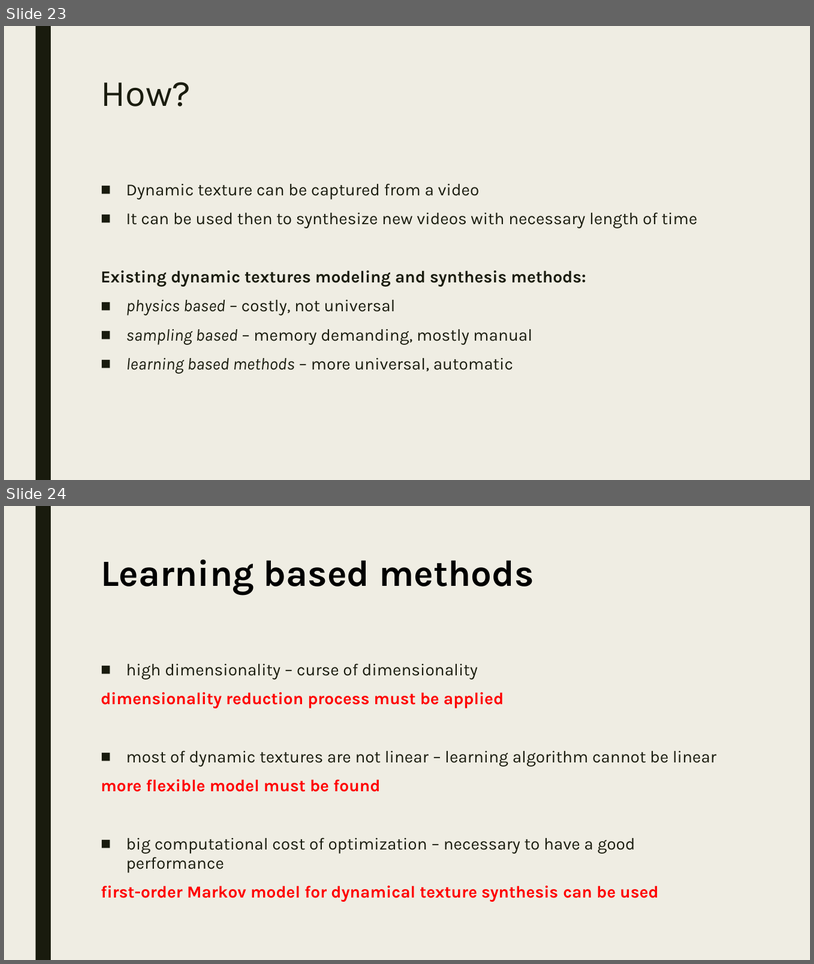
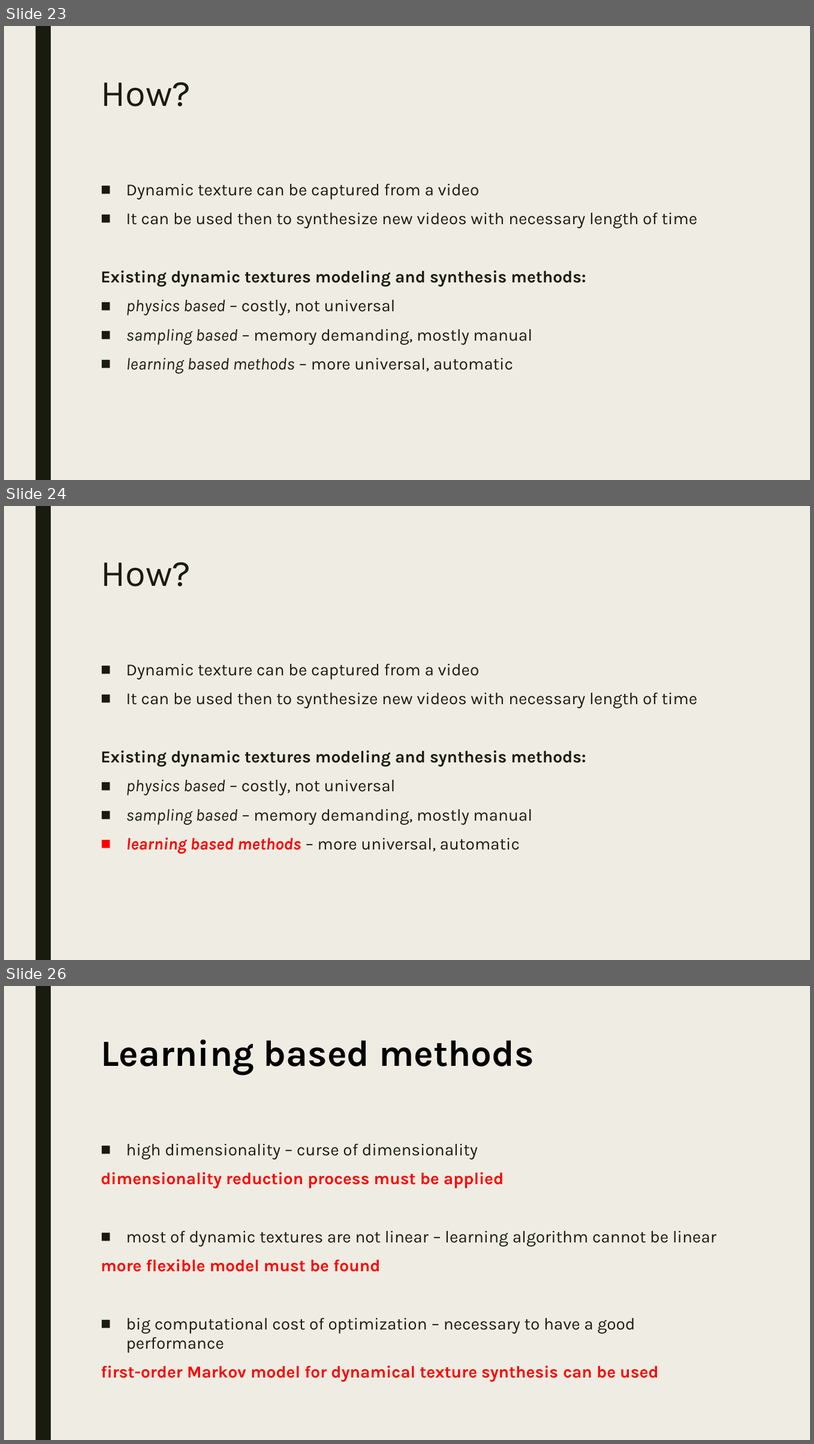
Before and after one commit to koptelovmax/gaussianprocess, a slide deck: presentation.pptx. Shown one above the other, each under a label of ours: slides 23 and 24 before the commit, slides 23, 24 and 26 after it; the slides between them are not shown. The pictures are 814x964 and 814x1444 pixels, drawn with LibreOffice and Linux fonts; fonts in the diff are those of the drawing. Boxes give left, top, right and bottom in pixels: in the first picture for what was removed or moved away, otherwise in the second. Text is boxed around its words. In the diff, an @@ line names an element or a change of style, - is before the commit and + after.

```diff
--- a/presentation.pptx
+++ b/presentation.pptx
@@ slide 24 added at [4, 506, 810, 960], background #EFEDE3; not listed: 1 template element that a slide beside it also shows @@
@@ title added at [101, 562, 191, 586], 44 pt, text #191B0E @@
+How?
@@ text added at [101, 663, 698, 853], 20 pt, text #191B0E @@
+■ Dynamic texture can be captured from a video
+■ It can be used then to synthesize new videos with necessary length of time
+Existing dynamic textures modeling and synthesis methods:
+■ physics based – costly, not universal
+■ sampling based – memory demanding, mostly manual
+■ learning based methods – more universal, automatic
@@ what was slide 24 is now slide 26 @@
```
Also in this commit, not shown: 1 other slide added, 2 other files.
